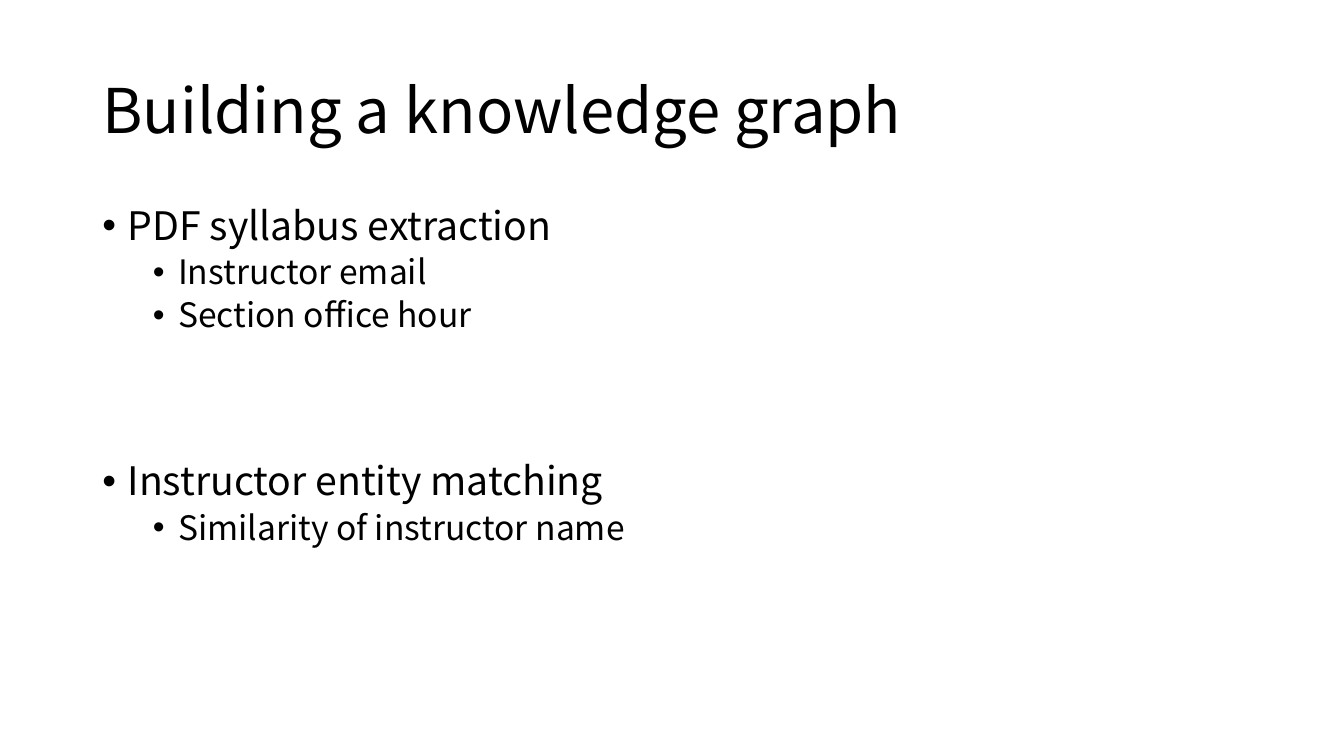
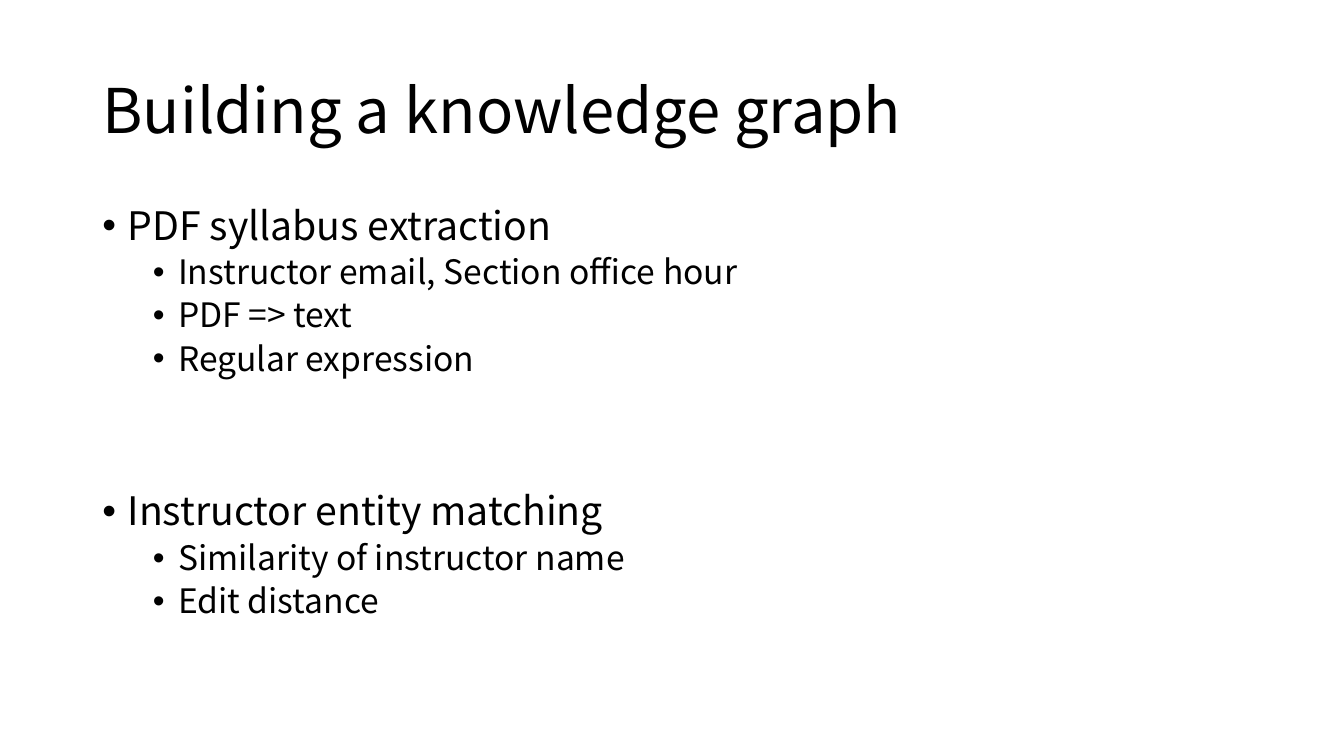
Before and after one commit to GUZiGit/INF558Group, a slide deck: slide 11 of Documents/FinalPresentation/finalPre.pptx (slide 7 before the commit). Drawn at 1344x756 pixels with LibreOffice and Linux fonts; fonts in the diff are those of the drawing. Boxes give left, top, right and bottom in pixels: in the first picture for what was removed or moved away, otherwise in the second. Text is boxed around its words. In the diff, an @@ line names an element or a change of style, - is before the commit and + after.

```diff
--- a/Documents/FinalPresentation/finalPre.pptx
+++ b/Documents/FinalPresentation/finalPre.pptx
@@ text at [178, 257, 737, 380]: text changed @@
-  • Instructor email
-  • Section office hour
+  • Instructor email, Section office hour
+  • PDF => text
+  • Regular expression
@@ text at [178, 586, 379, 614]: paragraph added @@
+  • Edit distance
```
Also in this commit, not shown: 4 other slides changed, 5 slides added, 1 other file.
